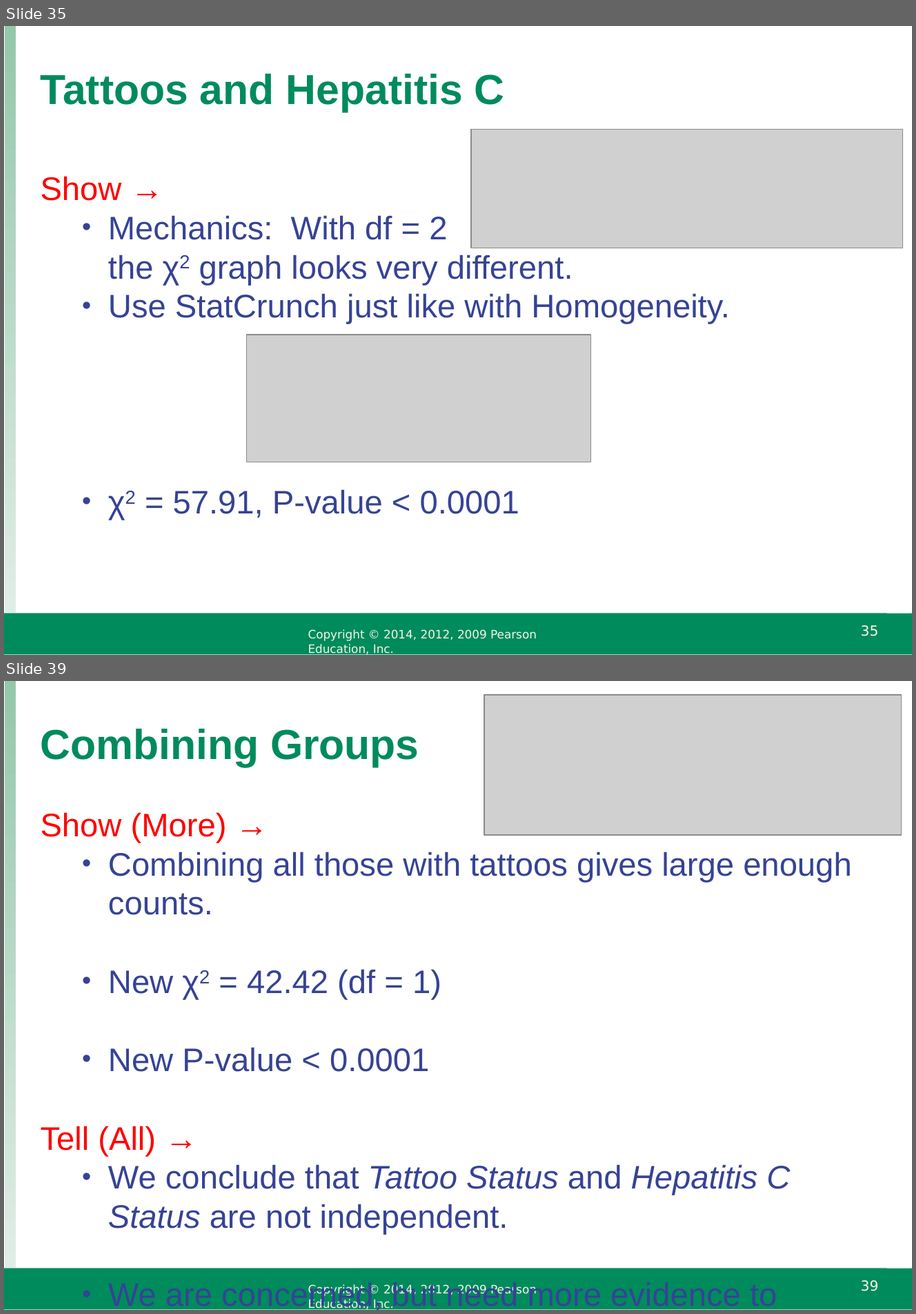
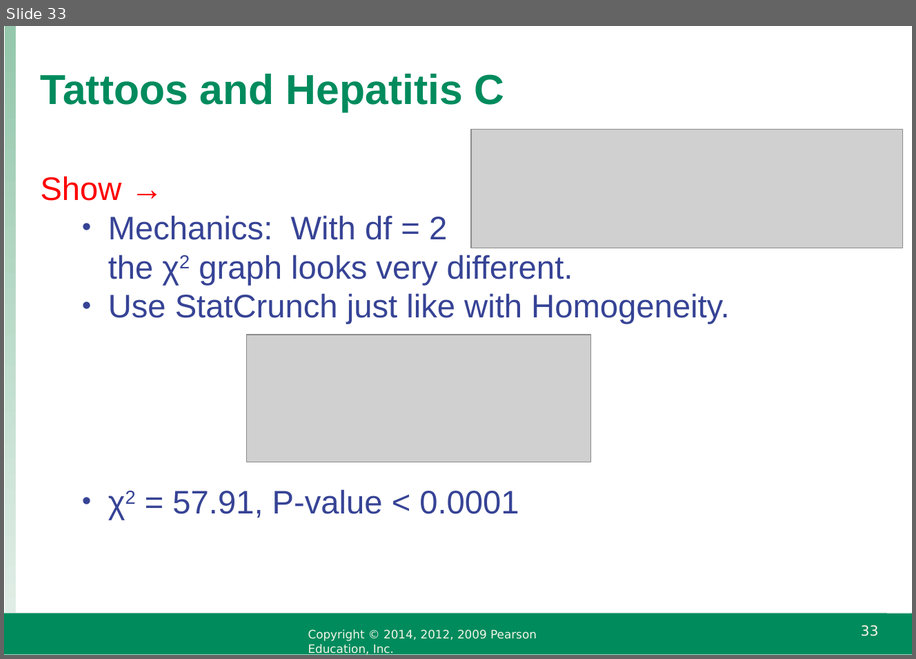
Before and after one commit to raffled/STAT111, a slide deck: week6/IS4_ppt_chapter22.ppt. Shown one above the other, each under a label of ours: slides 35 and 39 before the commit, slide 33 after it; the slides between them are not shown. The pictures are 916x1314 and 916x659 pixels, drawn with LibreOffice and Linux fonts; fonts in the diff are those of the drawing; grey boxes stand for pictures; background and template pictures are left out. Boxes give left, top, right and bottom in pixels: in the first picture for what was removed or moved away, otherwise in the second. Text is boxed around its words. In the diff, an @@ line names an element or a change of style, - is before the commit and + after.

```diff
--- a/week6/IS4_ppt_chapter22.ppt
+++ b/week6/IS4_ppt_chapter22.ppt
@@ slide 39 removed at [4,681,912,1310], background #FFFFFF; not listed: 5 template elements that a slide beside it also shows @@
@@ picture removed at [484,694,901,834] @@
@@ text removed at [41,729,419,767] @@
-Combining Groups
@@ text removed at [41,812,852,1310] @@
-Show (More) →
-  • Combining all those with tattoos gives large enough counts.
-  • New χ2 = 42.42 (df = 1)
-  • New P-value < 0.0001
-Tell (All) →
-  • We conclude that Tattoo Status and Hepatitis C Status are not independent.
-  • We are concerned, but need more evidence to suggest that tattoo parlors are a problem.
@@ what was slide 35 is now slide 33 @@
@@ page number at [861,625,879,636]: text changed @@
-35
+33
```
Also in this commit, not shown: 10 slides changed, 6 other slides removed, 6 other files.
